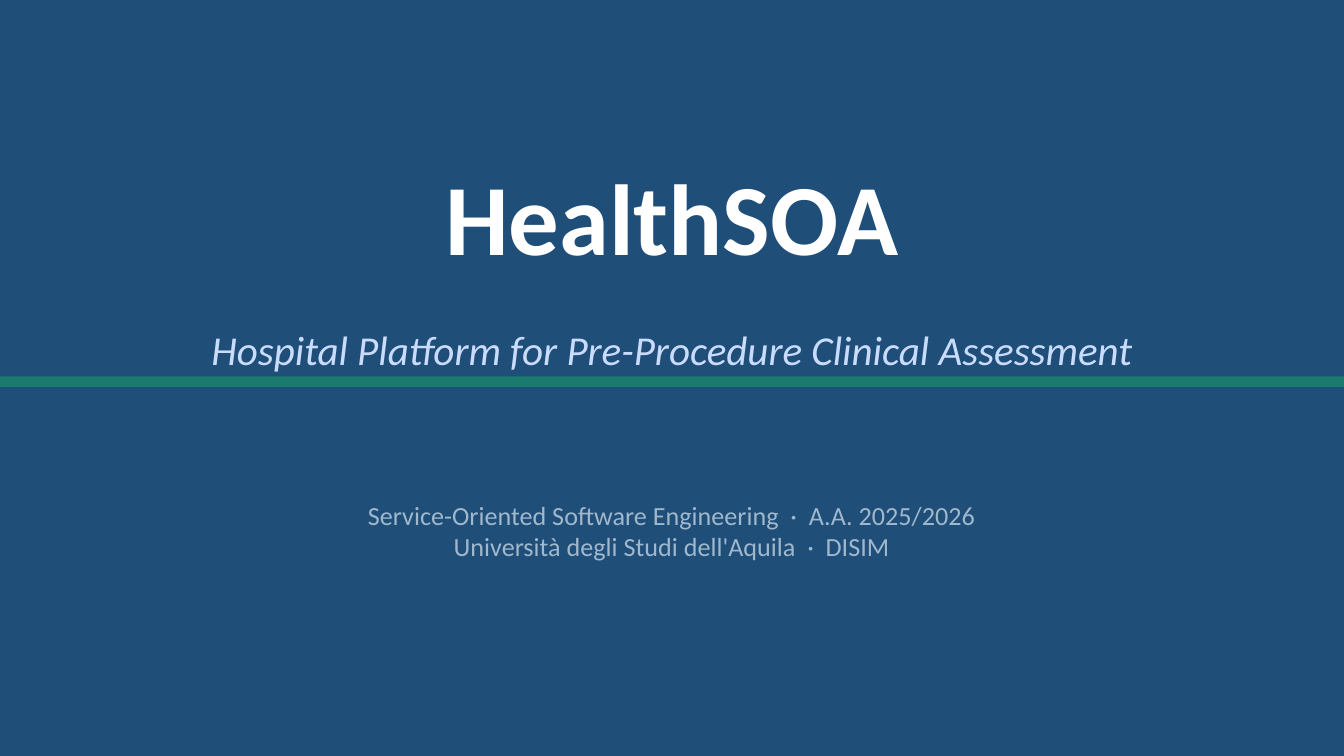
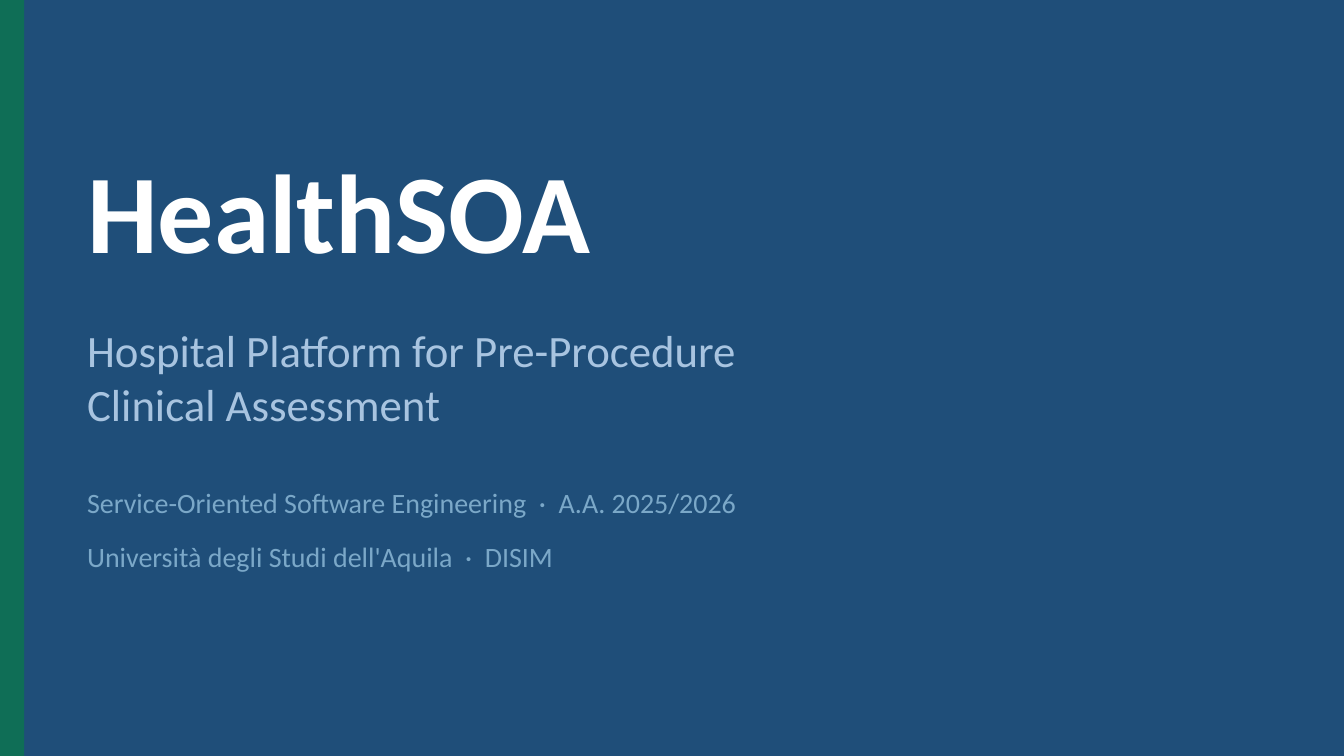
Before and after one commit to ediscota/Healthsoa, a slide deck: slide 1 of docs/HealthSOA_Presentation.pptx. Drawn at 1344x756 pixels with LibreOffice and Linux fonts; fonts in the diff are those of the drawing. Boxes give left, top, right and bottom in pixels: in the first picture for what was removed or moved away, otherwise in the second. Text is boxed around its words. In the diff, an @@ line names an element or a change of style, - is before the commit and + after.

Commit message:
presentazione

```diff
--- a/docs/HealthSOA_Presentation.pptx
+++ b/docs/HealthSOA_Presentation.pptx
@@ rectangle added at bbox=[0, 0, 24, 756], fill #0F6E56 @@
@@ text "HealthSOA": place and size @@
-text "HealthSOA" at bbox=[445, 184, 898, 256]
+text "HealthSOA" at bbox=[87, 174, 590, 254]
@@ text "HealthSOA" at bbox=[87, 174, 590, 254]: size 54 to 60 pt; alignment centre to left @@
@@ text at bbox=[87, 336, 735, 422]: text changed; size 22 to 24 pt; text colour #CADCFC to #A8C4E0; italic off @@
-Hospital Platform for Pre-Procedure Clinical Assessment
+Hospital Platform for Pre-Procedure
+Clinical Assessment
@@ rectangle removed at bbox=[0, 376, 1344, 387] @@
@@ text "Service-Oriented Software Engineering · A.A. ...": place and size @@
-text "Service-Oriented Software Engineering · A.A. ..." at bbox=[368, 507, 975, 561]
+text "Service-Oriented Software Engineering · A.A. ..." at bbox=[87, 494, 736, 518]
@@ text "Service-Oriented Software Engineering · A.A. ..." at bbox=[87, 494, 736, 518]: size 14 to 15 pt, text colour #A0B8CC to #7BA8C8; alignment centre to left @@
@@ text at bbox=[454, 538, 890, 561]: paragraph removed @@
-Università degli Studi dell'Aquila · DISIM
@@ text added at bbox=[87, 548, 553, 572], 15 pt, text #7BA8C8 @@
+Università degli Studi dell'Aquila · DISIM
```
Also in this commit, not shown: 4 other slides changed, 12 slides added, 5 slides removed, 5 other files.
